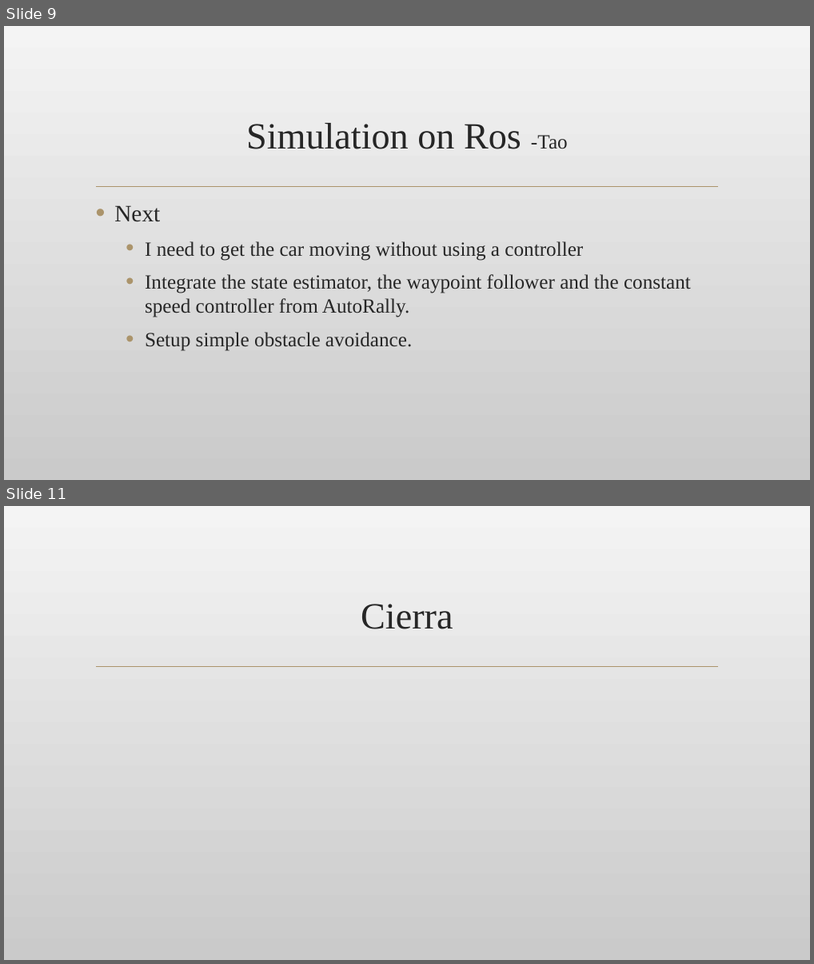
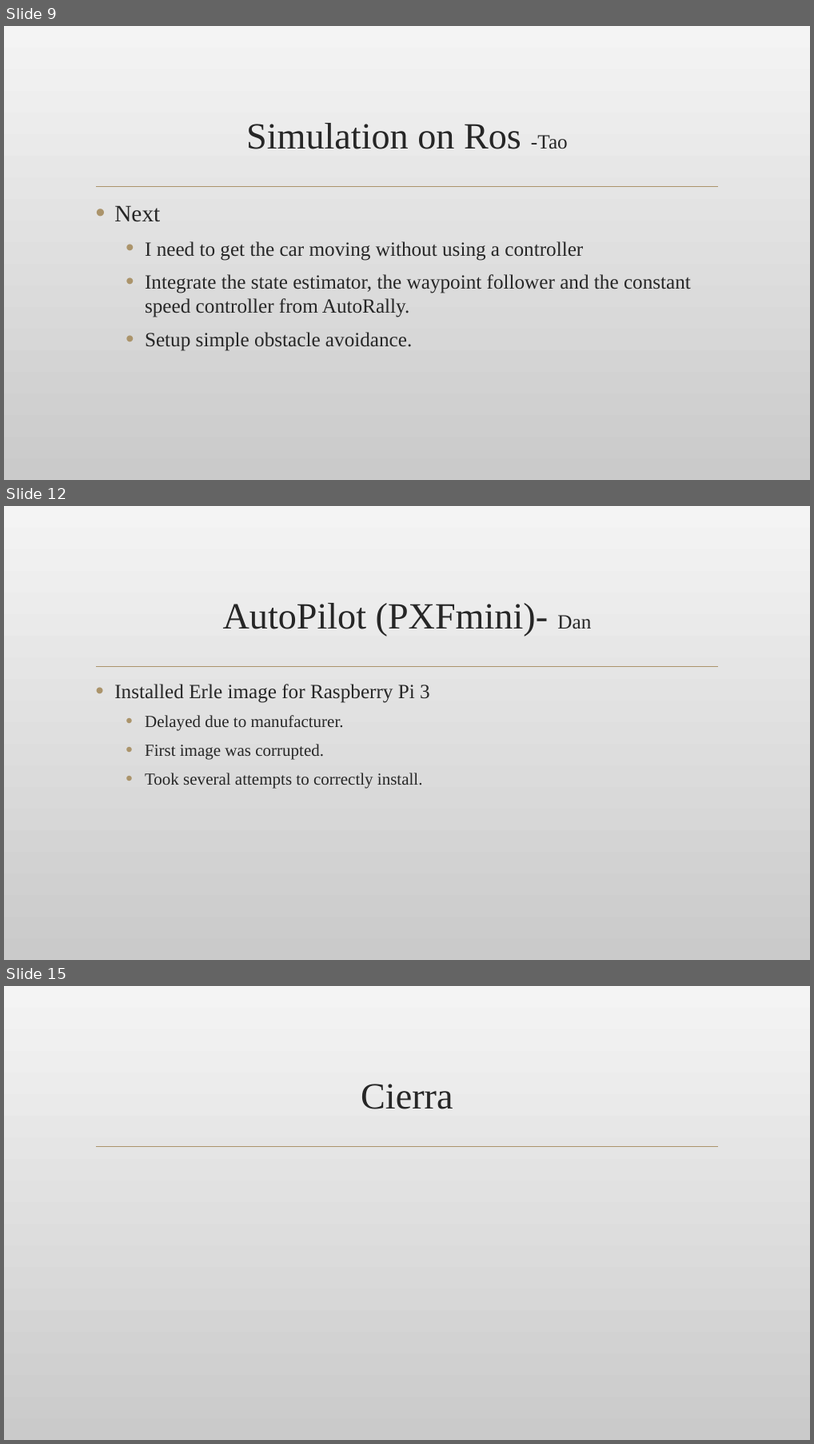
Before and after one commit to TaoChenOSU/ARC, a slide deck: winter_prog/Winter_Progress_Report.pptx. Shown one above the other, each under a label of ours: slides 9 and 11 before the commit, slides 9, 12 and 15 after it; the slides between them are not shown. The pictures are 814x964 and 814x1444 pixels, drawn with LibreOffice and Linux fonts; fonts in the diff are those of the drawing; background and template pictures are left out. Boxes give left, top, right and bottom in pixels: in the first picture for what was removed or moved away, otherwise in the second. Text is boxed around its words. In the diff, an @@ line names an element or a change of style, - is before the commit and + after.

```diff
--- a/winter_prog/Winter_Progress_Report.pptx
+++ b/winter_prog/Winter_Progress_Report.pptx
@@ slide 12 added at [4, 506, 810, 960], background picture (left out); not listed: 1 template element that a slide beside it also shows @@
@@ title added at [223, 603, 591, 636], 44 pt, text #262626 @@
+AutoPilot (PXFmini)- Dan
@@ text added at [114, 684, 430, 788], 20 pt, text #262626 @@
+• Installed Erle image for Raspberry Pi 3
+  • Delayed due to manufacturer.
+  • First image was corrupted.
+  • Took several attempts to correctly install.
@@ what was slide 11 is now slide 15 @@
```
Also in this commit, not shown: 4 other slides added, 1 slide removed.
